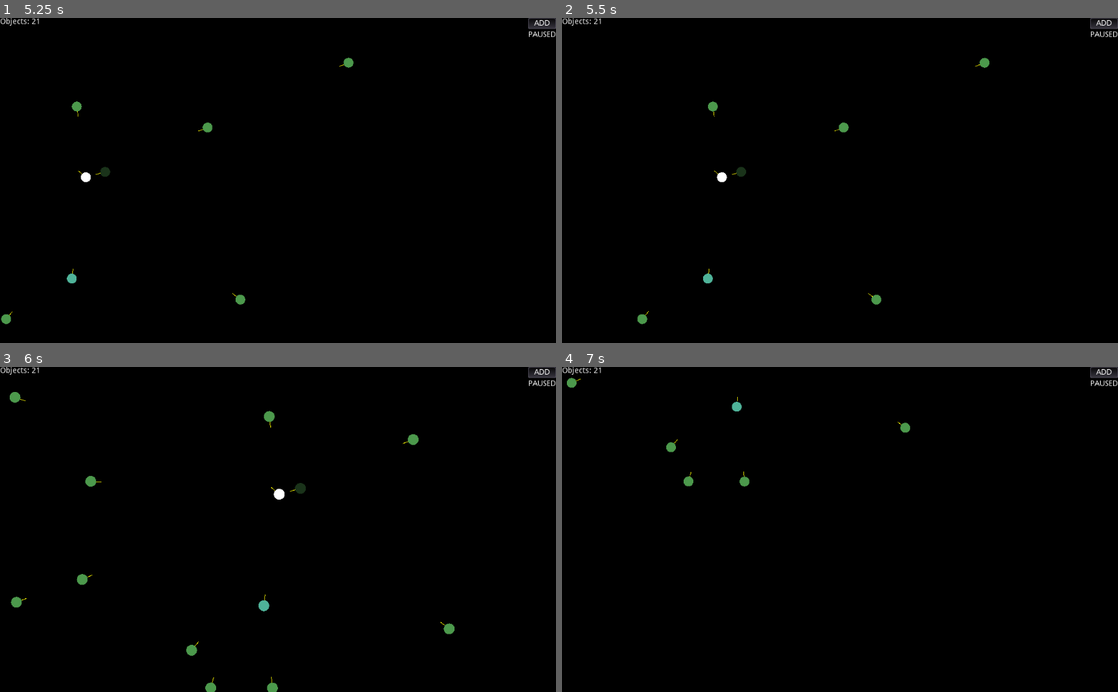
Above: before the commit, frames 1-4 (two rows, left to right).
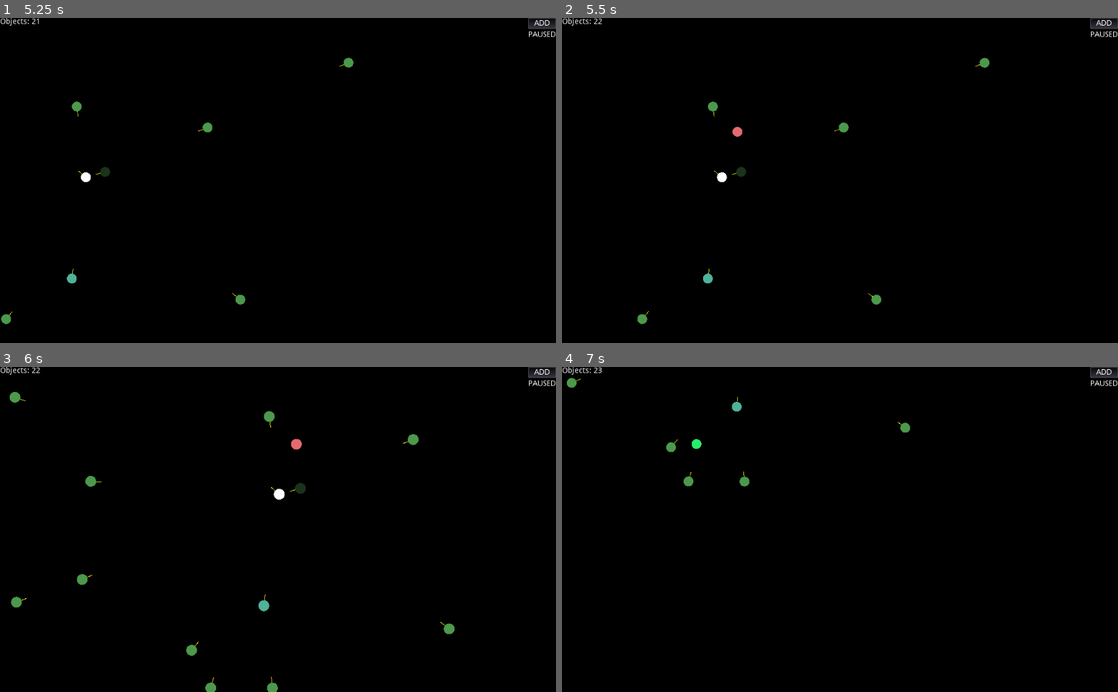
Above: after the commit, the same moments.

Repository: NuclearPhoenixx/n-body-problem
Game: Godot game, scene res://main.tscn
Two runs of this game, one before a commit and one after it. Both use one fixed random seed, a clock stepped at 60 frames per second and the inputs below.
Inputs (mouse positions are in pixels of both pictures, inside the frame that each line leads up to):
- Up to frame 1 (5.25 s): move the mouse to (278, 180) at 0.52 s; hold Right (ui_right) 0.53-1.25 s; hold Mouse wheel up (camera_zin) 0.53-1.25 s; click (278, 180) at 0.77 s; click "ADD" at 1.25 s; move the mouse to (61, 222) at 2.02 s; hold Down (ui_down) 2.03-2.78 s; tap Mouse wheel down (camera_zout) at 2.1, 3.6, 5.1 s; click (61, 222) at 2.27 s; move the mouse to (211, 141) at 2.77 s; hold Right (ui_right) 2.78-3.53 s; hold Mouse wheel up (camera_zin) 2.78-3.53 s; move the mouse to (250, 245) at 3.52 s; hold Up (ui_up) 3.53-4.28 s; click (250, 245) at 3.77 s; tap Enter at 4.25 s; move the mouse to (444, 229) at 4.27 s; hold Mouse wheel up (camera_zin) 4.28-5.03 s; hold Left (ui_left) from 4.28 s (still down); click (444, 229) at 4.52 s; tap P (pause) at 4.9 s; move the mouse to (111, 131) at 5.02 s
- Up to frame 2 (5.5 s): keep holding Left (ui_left); click (673, 131) at 5.27 s
- Up to frame 3 (6 s): move the mouse to (305, 529) at 5.77 s; release Left (ui_left) at 5.78 s; hold Down (ui_down) from 5.78 s (still down); hold Mouse wheel up (camera_zin) from 5.78 s (still down)
- Up to frame 4 (7 s): move the mouse to (756, 448) at 6.52 s; release Down (ui_down) at 6.53 s; release Mouse wheel up (camera_zin) at 6.53 s; hold Right (ui_right) from 6.53 s (still down); tap Mouse wheel down (camera_zout) at 6.6 s; click (756, 448) at 6.77 s

Frame 1 is identical in both runs. In frame 2, less than 0.1% of the frame differs, in the area x 6-33%, y 0-37%; in frame 3, less than 0.1%, in the area x 6-55%, y 0-26%; in frame 4, less than 0.1%.

Commit message:
small fixes for pause mode

Diff:
--- a/main.tscn
+++ b/main.tscn
@@ -22,6 +22,7 @@
 mouse_filter = 2
 
 [node name="Spacetime" type="Control" parent="."]
+pause_mode = 2
 anchor_left = 0.5
 anchor_top = 0.5
 anchor_right = 0.5
@@ -33,10 +34,8 @@
 script = ExtResource( 1 )
 
 [node name="Object" parent="Spacetime" instance=ExtResource( 2 )]
-editor/display_folded = true
 
 [node name="Camera2D" type="Camera2D" parent="Spacetime"]
-pause_mode = 2
 position = Vector2( 5, 7 )
 current = true
 drag_margin_h_enabled = false
@@ -46,6 +45,7 @@
 script = ExtResource( 3 )
 
 [node name="Interface" type="CanvasLayer" parent="."]
+pause_mode = 2
 
 [node name="Stats" type="MarginContainer" parent="Interface"]
 editor/display_folded = true
@@ -77,7 +77,6 @@
 script = ExtResource( 6 )
 
 [node name="HBoxContainer" type="HBoxContainer" parent="Interface/Stats/VBoxContainer"]
-editor/display_folded = true
 margin_top = 54.0
 margin_right = 99.0
 margin_bottom = 74.0
@@ -107,7 +106,6 @@
 script = ExtResource( 8 )
 
 [node name="Pause" type="MarginContainer" parent="Interface/Control"]
-pause_mode = 2
 editor/display_folded = true
 margin_top = 24.0
 margin_right = 51.0
--- a/obj.tscn
+++ b/obj.tscn
@@ -7,6 +7,8 @@
 [node name="Object" type="Area2D" groups=[
 "objects",
 ]]
+pause_mode = 1
+editor/display_folded = true
 script = ExtResource( 1 )
 __meta__ = {
 "_edit_group_": true
Not shown, changed: docs/index.pck
